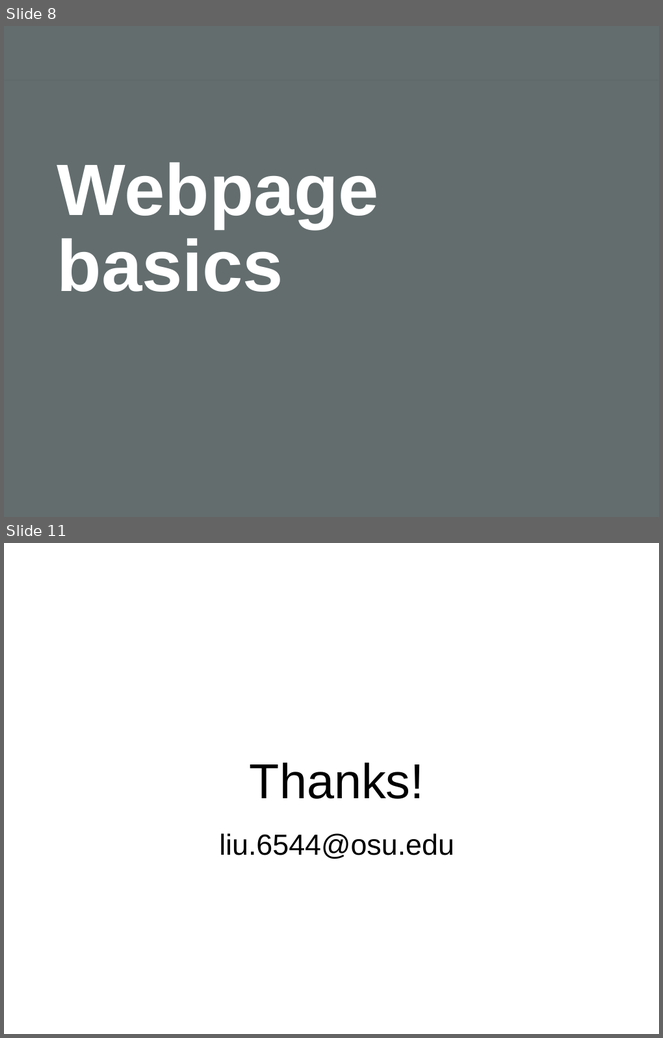
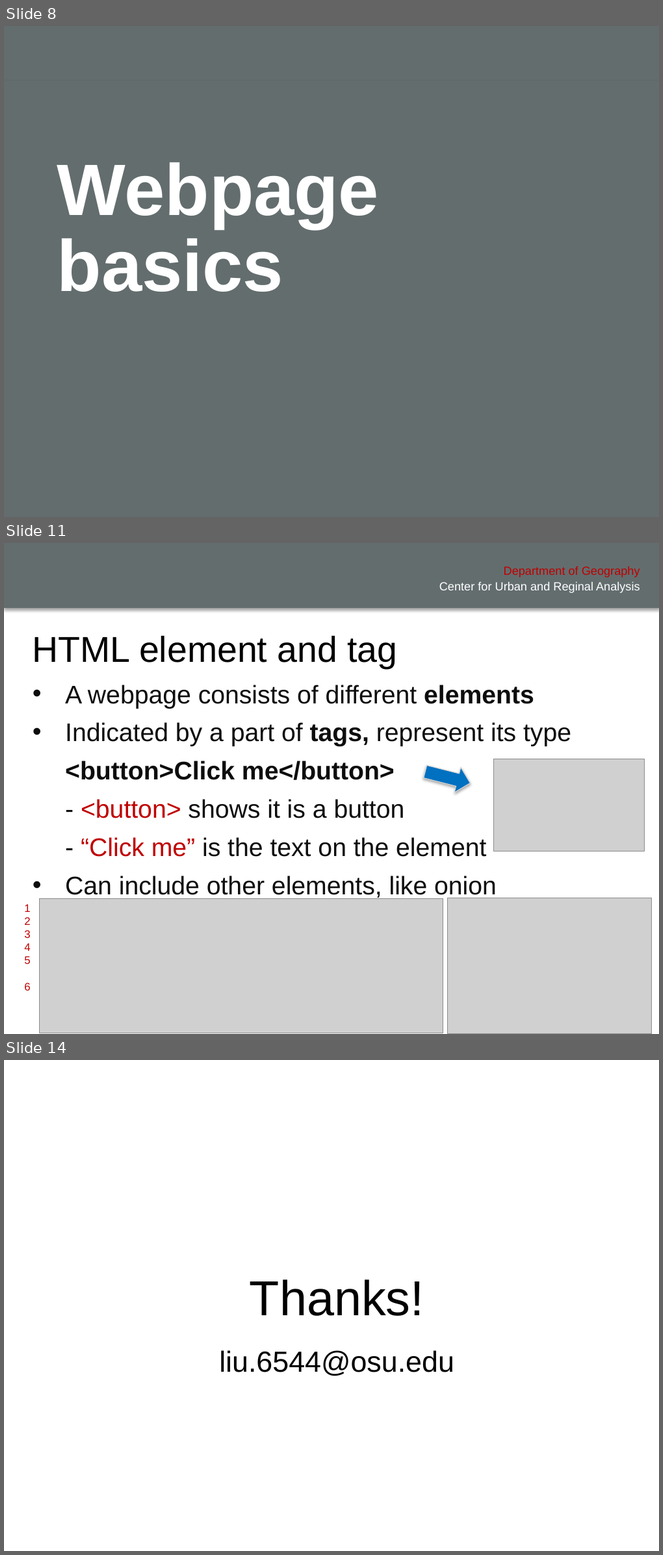
Before and after one commit to xiaohuiliugis/UCGIS-Fullstack-Geovisualization-Workshop, a slide deck: doc/presentation.pptx. Shown one above the other, each under a label of ours: slides 8 and 11 before the commit, slides 8, 11 and 14 after it; the slides between them are not shown. The pictures are 663x1038 and 663x1555 pixels, drawn with LibreOffice and Linux fonts; fonts in the diff are those of the drawing; grey boxes stand for pictures; background and template pictures are left out. Boxes give left, top, right and bottom in pixels: in the first picture for what was removed or moved away, otherwise in the second. Text is boxed around its words. In the diff, an @@ line names an element or a change of style, - is before the commit and + after.

```diff
--- a/doc/presentation.pptx
+++ b/doc/presentation.pptx
@@ slide 11 added at (x1=4, y1=543, x2=659, y2=1034), background #FFFFFF; not listed: 1 template element that a slide beside it also shows @@
@@ text added at (x1=504, y1=566, x2=640, y2=577), 13 pt, text #C00000 @@
+Department of Geography
@@ text added at (x1=440, y1=582, x2=640, y2=593), 13 pt, text #FFFFFF @@
+Center for Urban and Reginal Analysis
@@ title added at (x1=33, y1=635, x2=397, y2=668), 39.6 pt, text #000000 @@
+HTML element and tag
@@ text added at (x1=26, y1=668, x2=638, y2=984), outline #FFFFFF 0.75 pt, 28 pt, text #0D0D0D @@
+• A webpage consists of different elements
+• Indicated by a part of tags, represent its type
+<button>Click me</button>
+- <button> shows it is a button
+- “Click me” is the text on the element
+• Can include other elements, like onion
@@ right arrow added at (x1=422, y1=759, x2=473, y2=795), fill #0070C0, outline #D8D8D8 0.75 pt @@
@@ picture added at (x1=494, y1=759, x2=645, y2=852) @@
@@ text added at (x1=24, y1=904, x2=30, y2=991), 12 pt, text #C00000 @@
+1
+2
+3
+4
+5
+6
@@ picture added at (x1=39, y1=899, x2=443, y2=1034) @@
@@ picture added at (x1=447, y1=898, x2=651, y2=1034) @@
@@ what was slide 11 is now slide 14 @@
```
Also in this commit, not shown: 5 slides changed, 2 other slides added, 3 other files.
